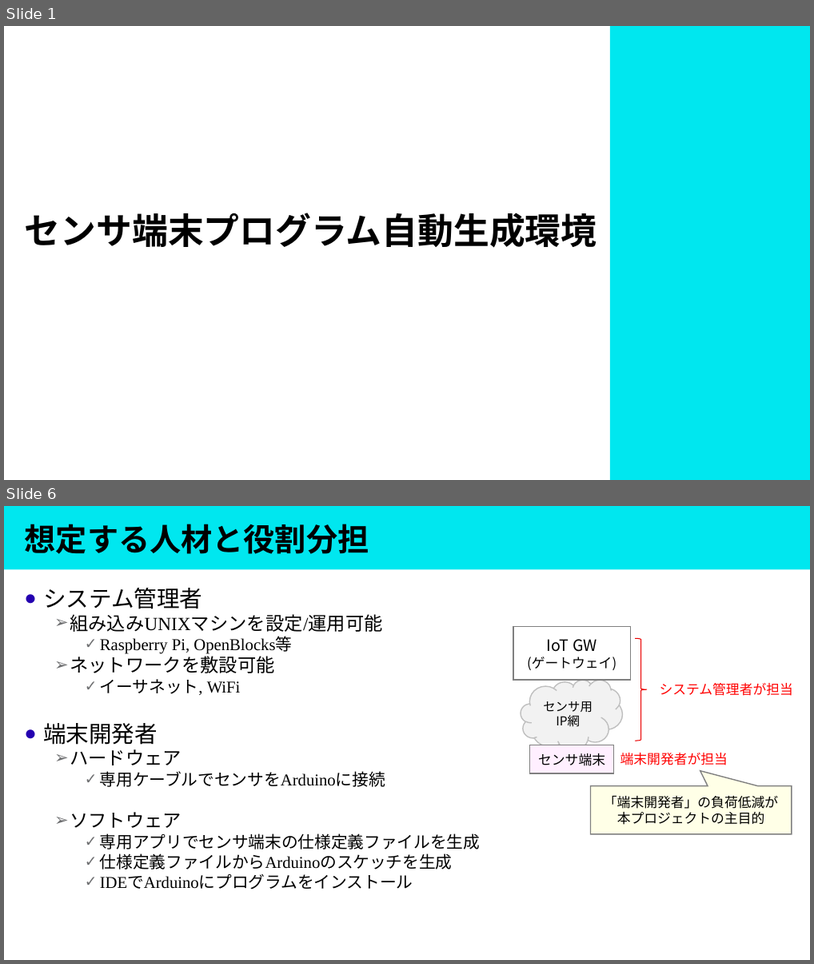
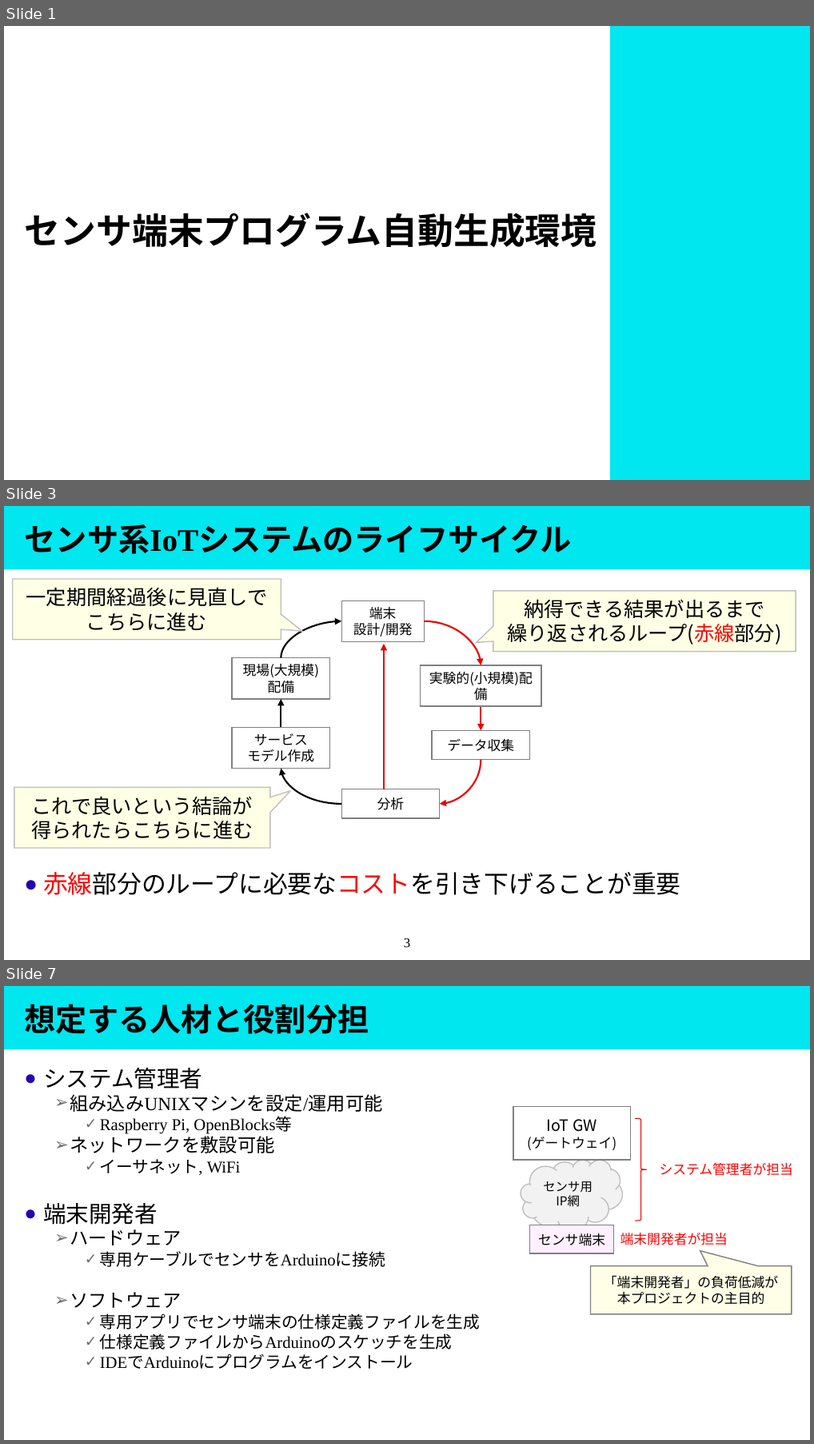
Before and after one commit to masaaki-noro/Gen_arduino_mqtt, a slide deck: Doc/Presentation/プロジェクト概要.pptx. Shown one above the other, each under a label of ours: slides 1 and 6 before the commit, slides 1, 3 and 7 after it; the slides between them are not shown. The pictures are 814x964 and 814x1444 pixels, drawn with LibreOffice and Linux fonts; fonts in the diff are those of the drawing. Boxes give left, top, right and bottom in pixels: in the first picture for what was removed or moved away, otherwise in the second. Text is boxed around its words. In the diff, an @@ line names an element or a change of style, - is before the commit and + after.

```diff
--- a/Doc/Presentation/プロジェクト概要.pptx
+++ b/Doc/Presentation/プロジェクト概要.pptx
@@ slide 3 added at bbox=[4, 506, 810, 960], background #FFFFFF; not listed: 1 template element that a slide beside it also shows @@
@@ title added at bbox=[25, 524, 572, 554], 28 pt, text #000000, bold @@
+センサ系IoTシステムのライフサイクル
@@ speech box added at bbox=[13, 579, 282, 639], fill #FFFFE5, outline #BFBFBF 1 pt, 18 pt, text #000000 @@
+一定期間経過後に見直しで
+こちらに進む
@@ rectangle added at bbox=[342, 600, 424, 641], fill #FFFFFF, outline #808080 1 pt, 12 pt, text #000000 @@
+端末
+設計/開発
@@ speech box added at bbox=[494, 591, 796, 651], fill #FFFFE5, outline #BFBFBF 1 pt, 18 pt, text #000000 @@
+納得できる結果が出るまで
+繰り返されるループ(赤線部分)
@@ curved arrow added from (282, 658) to (342, 621), #000000 1.5 pt @@
@@ curved arrow added from (424, 621) to (482, 665), #EA0000 1.5 pt @@
@@ arrow added from (384, 789) to (384, 644), #EA0000 1.5 pt @@
@@ rectangle added at bbox=[232, 658, 330, 699], fill #FFFFFF, outline #808080 1 pt, 12 pt, text #000000 @@
+現場(大規模)
+配備
@@ rectangle added at bbox=[420, 665, 542, 706], fill #FFFFFF, outline #808080 1 pt, 12 pt, text #000000 @@
+実験的(小規模)配備
@@ arrow added from (282, 727) to (282, 699), #000000 1.5 pt @@
@@ arrow added from (482, 702) to (482, 730), #EA0000 1.5 pt @@
@@ rectangle added at bbox=[232, 727, 330, 768], fill #FFFFFF, outline #808080 1 pt, 12 pt, text #000000 @@
+サービス
+モデル作成
@@ rectangle added at bbox=[432, 730, 530, 760], fill #FFFFFF, outline #808080 1 pt, 12 pt, text #000000 @@
+データ収集
@@ curved arrow added from (342, 804) to (282, 768), #000000 1.5 pt @@
@@ curved arrow added from (482, 760) to (439, 804), #EA0000 1.5 pt @@
@@ speech box added at bbox=[14, 787, 270, 847], fill #FFFFE5, outline #BFBFBF 1 pt, 18 pt, text #000000 @@
+これで良いという結論が
+得られたらこちらに進む
@@ rectangle added at bbox=[342, 789, 439, 818], fill #FFFFFF, outline #808080 1 pt, 12 pt, text #000000 @@
+分析
@@ text added at bbox=[43, 872, 682, 895], 22 pt, text #000000 @@
+● 赤線部分のループに必要なコストを引き下げることが重要
@@ page number added at bbox=[404, 938, 410, 947], 12 pt, text #000000 @@
+3
@@ what was slide 6 is now slide 7 @@
```
Also in this commit, not shown: 4 slides changed, 4 other slides added, 3 slides removed, 47 other files.
